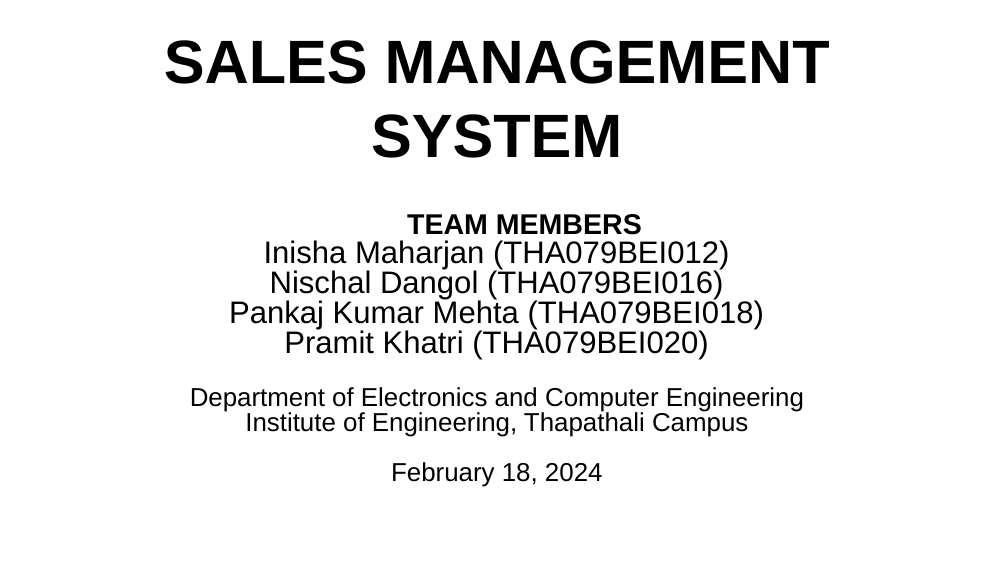
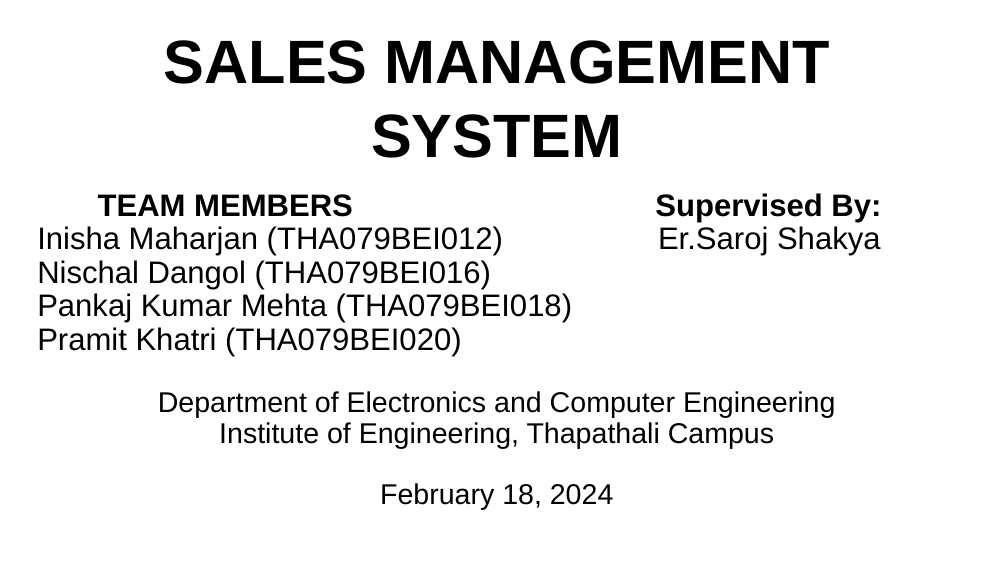
Before and after one commit to pankajmehta07/Sales-Management-System, a slide deck: slide 1 of Sales_Management_Project.pptx. Drawn at 1008x567 pixels with LibreOffice and Linux fonts; fonts in the diff are those of the drawing. Boxes give left, top, right and bottom in pixels: in the first picture for what was removed or moved away, otherwise in the second. Text is boxed around its words. In the diff, an @@ line names an element or a change of style, - is before the commit and + after.

Commit message:
Final pptx for project.

```diff
--- a/Sales_Management_Project.pptx
+++ b/Sales_Management_Project.pptx
@@ subtitle "TEAM MEMBERS Supervised By:": place and size @@
-subtitle "TEAM MEMBERS Supervised By:" at bbox=[190, 214, 804, 487]
+subtitle "TEAM MEMBERS Supervised By:" at bbox=[37, 194, 835, 510]
@@ subtitle at bbox=[37, 194, 503, 256]: text changed @@
-TEAM MEMBERS
-Inisha Maharjan (THA079BEI012)
+TEAM MEMBERS Supervised By:
+Inisha Maharjan (THA079BEI012) Er.Saroj Shakya
@@ subtitle at bbox=[37, 260, 835, 510]: size 18.5 to 20.4 pt in "Department of Electronics and Computer Engineering", "Institute of Engineering, Thapathali Campus", "February 18, 2024"; alignment centre to left; line spacing 0.8 to 0.9 @@
```
